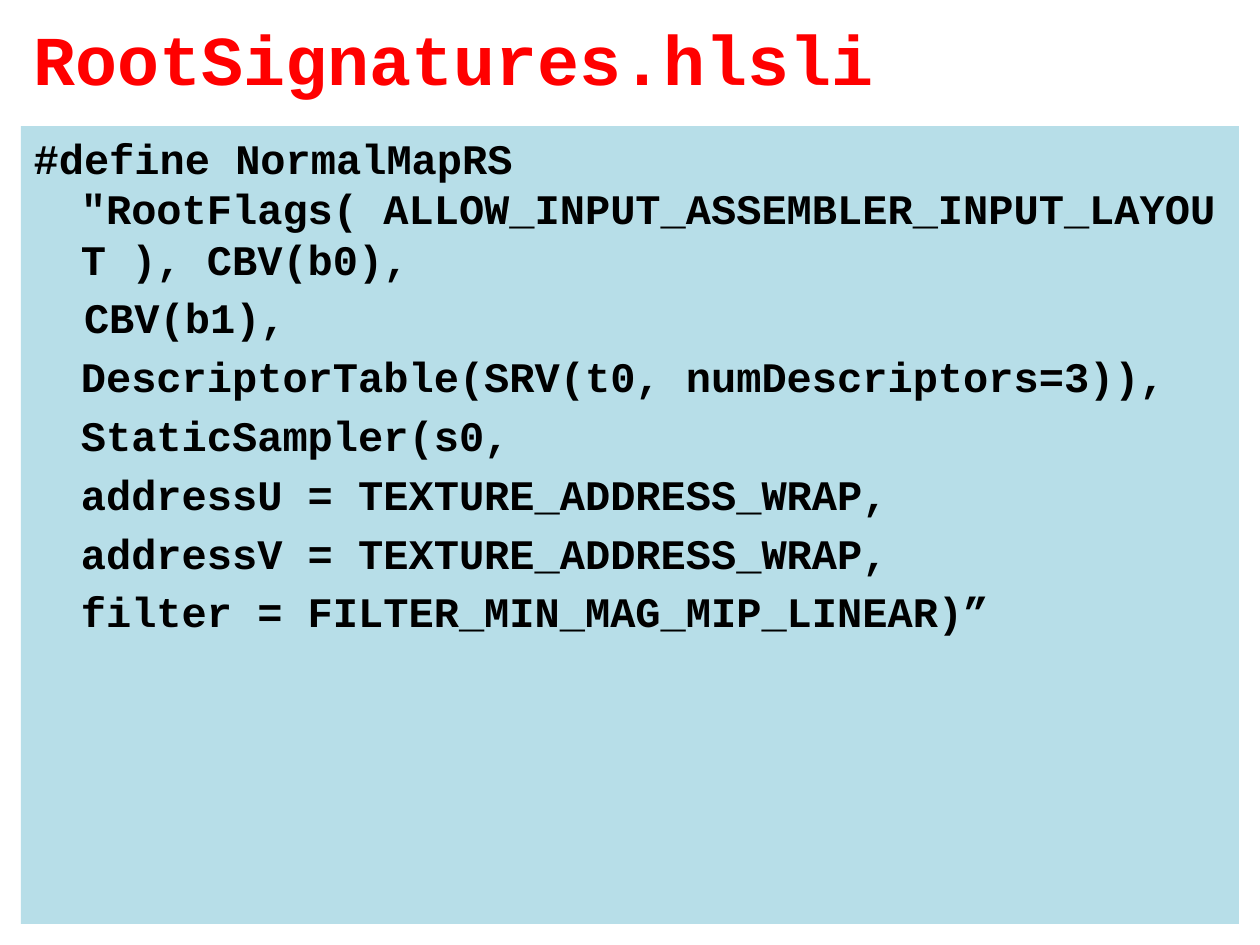
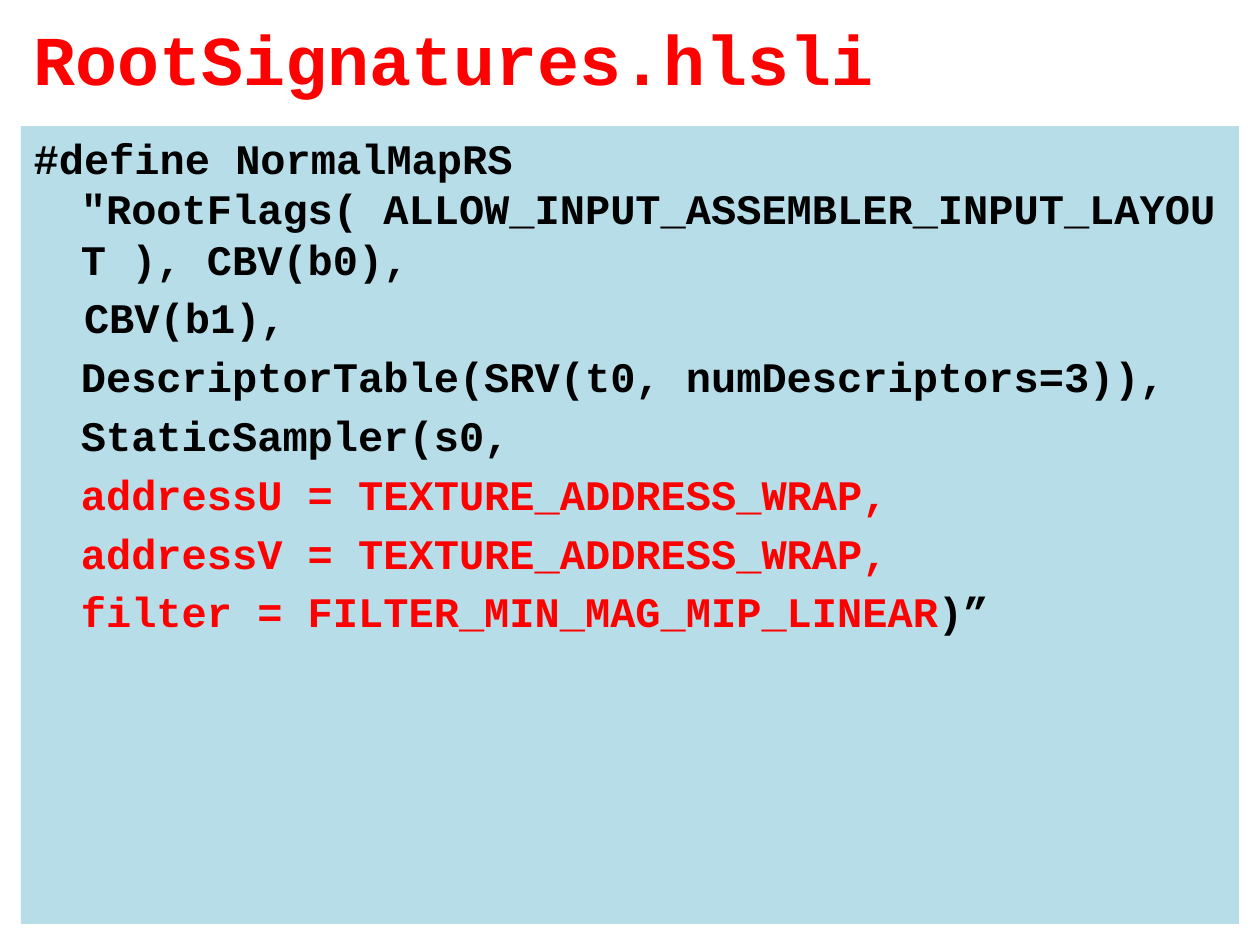
Before and after one commit to tyekx/dx12, a slide deck: slide 38 of Slides/ggl005-Bump.pptx (slide 31 before the commit). Drawn at 1260x945 pixels with LibreOffice and Linux fonts; fonts in the diff are those of the drawing; background and template pictures are left out. Boxes give left, top, right and bottom in pixels: in the first picture for what was removed or moved away, otherwise in the second. Text is boxed around its words. In the diff, an @@ line names an element or a change of style, - is before the commit and + after.

```diff
--- a/Slides/ggl005-Bump.pptx
+++ b/Slides/ggl005-Bump.pptx
@@ text at (81, 479, 988, 636): text colour #000000 to #FF0000 in "addressU = TEXTURE_ADDRESS_WRAP,", "addressV = TEXTURE_ADDRESS_WRAP,", "filter = FILTER_MIN_MAG_MIP_LINEAR)”" @@
```
Also in this commit, not shown: 5 other slides changed, 12 slides added, 21 other files.
